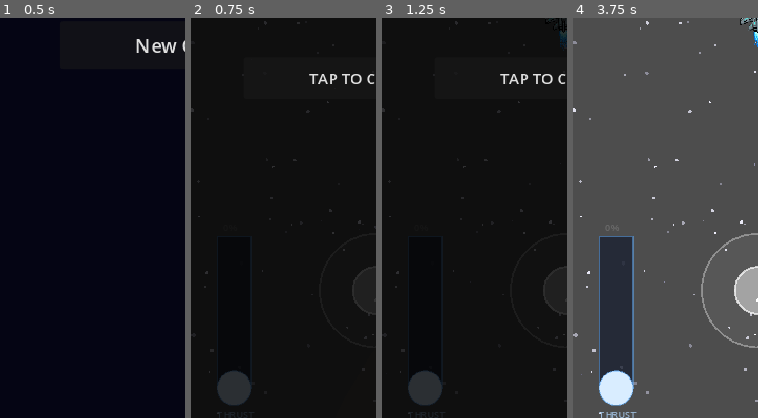
Above: before the commit, frames 1-4 (left to right).
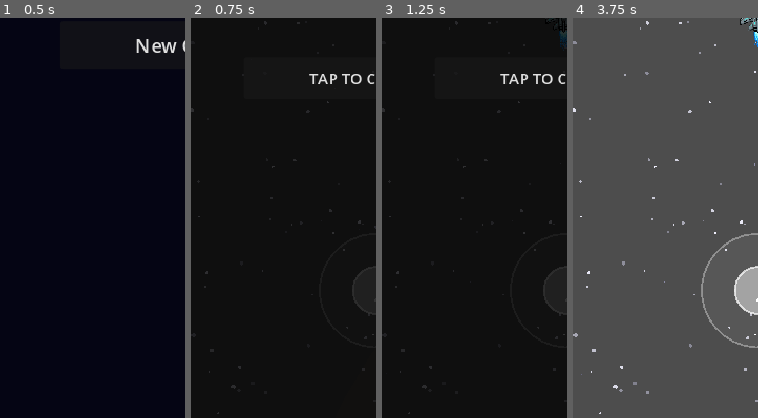
Above: after the commit, the same moments.

Repository: ichizh8/space-game-rt
Game: Godot game, scene res://scenes/main_menu.tscn
Two runs of this game, one before a commit and one after it. Both use one fixed random seed, a clock stepped at 60 frames per second and the inputs below.
Inputs:
- Up to frame 1 (0.5 s): no input
- Up to frame 2 (0.75 s): click "New Game" at 0.5 s
- Up to frame 3 (1.25 s): no input
- Up to frame 4 (3.75 s): click "TAP TO CONTINUE" at 1.25 s; click "TAP TO CONTINUE" at 2 s; click "COCKPIT" at 2.75 s; click "GOT IT" at 3.5 s
The pictures show only the part of the screen within x 0-50%, y 50-100%; the shares and areas given below are measured in that part.

Frame 1 is identical in both runs. In frame 2, 1.3% of the frame differs, in the area x 14-35%, y 87-100%; in frame 3, 1.3%; in frame 4, 8.0%, in the area x 14-35%, y 51-100%.

Commit message:
v99: revert to joystick Y-axis thrust, remove throttle slider

Diff:
--- a/scripts/hud.gd
+++ b/scripts/hud.gd
@@ -124,19 +124,7 @@
 	_fire_button = fire_btn
 	add_child(_fire_button)
 
-	# Throttle slider (bottom-left)
-	var throttle := Control.new()
-	throttle.set_script(load("res://scripts/throttle_slider.gd") as Script)
-	throttle.anchor_left = 0.0
-	throttle.anchor_right = 0.0
-	throttle.anchor_top = 1.0
-	throttle.anchor_bottom = 1.0
-	throttle.offset_left = 15.0
-	throttle.offset_right = 75.0
-	throttle.offset_top = -220.0
-	throttle.offset_bottom = -40.0
-	_throttle_slider = throttle
-	add_child(_throttle_slider)
+	# Throttle slider removed — joystick Y axis controls thrust
 
 	# Cockpit button (top-left)
 	var cockpit_btn := Button.new()
--- a/scripts/ship.gd
+++ b/scripts/ship.gd
@@ -35,10 +35,9 @@
 	if abs(direction.x) > 0.1:
 		rotation += direction.x * ROTATION_SPEED * delta
 
-	# Thrust from throttle slider (0.0–1.0)
-	var throttle: float = 0.0
-	if hud_node and hud_node.has_method("get_throttle"):
-		throttle = hud_node.get_throttle()
+	# Thrust from joystick Y axis (push up = forward, push down = reverse)
+	var throttle: float = clamp(-direction.y, 0.0, 1.0)
+	var reverse: float = clamp(direction.y, 0.0, 1.0)
 
 	if throttle > 0.01 and GameState.fuel > 0:
 		var forward := Vector2.UP.rotated(rotation)
@@ -47,6 +46,11 @@
 		if _velocity_smooth.length() > speed_cap:
 			_velocity_smooth = _velocity_smooth.normalized() * speed_cap
 		var drain := FUEL_DRAIN_RATE * throttle * (1.0 - GameState.captain_fuel_efficiency)
+		GameState.use_fuel(drain * delta)
+	elif reverse > 0.01 and GameState.fuel > 0:
+		var forward := Vector2.UP.rotated(rotation)
+		_velocity_smooth -= forward * THRUST_FORCE * REVERSE_MULT * reverse * delta
+		var drain := FUEL_DRAIN_RATE * reverse * 0.5 * (1.0 - GameState.captain_fuel_efficiency)
 		GameState.use_fuel(drain * delta)
 
 	# Space drag (always)
Not shown, changed: web-export/index.html
Not shown, changed: web-export/index.pck
